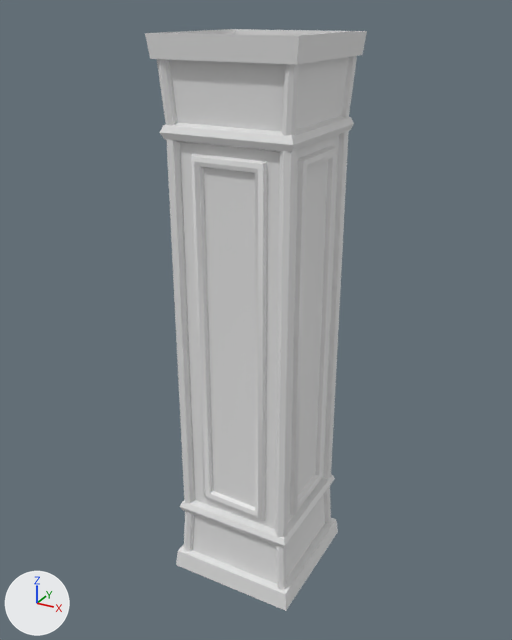
Renders of the FBX model Project3Demo/Assets/Resources/Meshes/Environment/Pillar_UpperDeck.FBX from each side of a commit.
The view is the same before and after, from a 50 mm camera at (1.67, -3.09, 3.1) aimed at (-0.03, 0.01, 1.55). The axes (+X, +Y, +Z) are drawn at lower left. The lights are the same throughout. Where no turn or scale is listed for an object, it has been applied to the vertices.
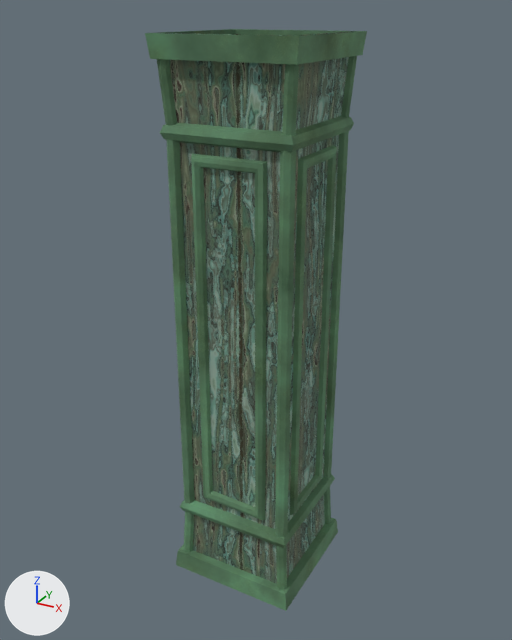
The change, as a diff of the scene's bpy script:
```diff
--- a/Project3Demo/Assets/Resources/Meshes/Environment/Pillar_UpperDeck.FBX.py
+++ b/Project3Demo/Assets/Resources/Meshes/Environment/Pillar_UpperDeck.FBX.py
@@ img_underwatermetal_basecolor_tga @@
+img_underwatermetal_basecolor_tga = load_image('UnderwaterMetal_basecolor.tga', '../../Textures/Environment/UnderwaterMetal_basecolor.tga', 1024, 1024, 'sRGB')
@@ img_wood_basecolor_tga @@
+img_wood_basecolor_tga = load_image('Wood_basecolor.tga', '../../Textures/Environment/Wood_basecolor.tga', 1024, 1024, 'sRGB')
@@ img_woodplanks_basecolor_tga @@
+img_woodplanks_basecolor_tga = load_image('WoodPlanks_basecolor.tga', '../../Textures/Environment/WoodPlanks_basecolor.tga', 1024, 1024, 'sRGB')
@@ img_sand_dirt_basecolor_tga @@
+img_sand_dirt_basecolor_tga = load_image('Sand_Dirt_basecolor.tga', '../../Textures/Environment/Sand_Dirt_basecolor.tga', 1024, 1024, 'sRGB')
@@ mat_01___default_002 @@
+mat_01___default_002 = principled_material('01 - Default.002')
+mat_01___default_002.texture = img_underwatermetal_basecolor_tga
+mat_01___default_002.roughness = 0.859
@@ mat_01___default_003 @@
+mat_01___default_003 = principled_material('01 - Default.003')
+mat_01___default_003.texture = img_wood_basecolor_tga
+mat_01___default_003.roughness = 0.859
@@ mat_01___default_004 @@
+mat_01___default_004 = principled_material('01 - Default.004')
+mat_01___default_004.texture = img_woodplanks_basecolor_tga
+mat_01___default_004.roughness = 0.859
@@ mat_01___default @@
+mat_01___default = principled_material('01 - Default')
+mat_01___default.texture = img_sand_dirt_basecolor_tga
+mat_01___default.roughness = 0.859
@@ me_mesh @@
 me_mesh.from_pydata(...)  # 334 vertices, 207 faces; spans x -0.37..0.37, y -0.37..0.37, z 0.0..3.0
 # used by ob_box001; location = (0.0, 0.0, 0.0)
+# me_mesh part 1: 198 of the faces centred in x -0.37..0.37, y -0.37..0.37, z 0.05..2.95 switch from no material to mat_01___default (picture img_sand_dirt_basecolor_tga)
+# me_mesh part 2: the 1 face centred in x -0.31, y 0.0, z 2.79 switches from no material to mat_01___default_002 (picture img_underwatermetal_basecolor_tga)
+# me_mesh part 3: the 1 face centred in x 0.31, y 0.0, z 0.21 switches from no material to mat_01___default_003 (picture img_wood_basecolor_tga)
+# me_mesh part 4: the 1 face centred in x 0.3, y 0.0, z 1.5 switches from no material to mat_01___default_003 (picture img_wood_basecolor_tga)
+# me_mesh part 5: the 1 face centred in x 0.31, y 0.0, z 2.79 switches from no material to mat_01___default_003 (picture img_wood_basecolor_tga)
+# me_mesh part 6: the 1 face centred in x 0.0, y -0.31, z 0.21 switches from no material to mat_01___default_004 (picture img_woodplanks_basecolor_tga)
+# me_mesh part 7: the 1 face centred in x 0.0, y -0.3, z 1.5 switches from no material to mat_01___default_004 (picture img_woodplanks_basecolor_tga)
+# me_mesh part 8: the 1 face centred in x 0.0, y -0.31, z 2.79 switches from no material to mat_01___default_004 (picture img_woodplanks_basecolor_tga)
+me_mesh.materials.append(mat_01___default_002)  # picture img_underwatermetal_basecolor_tga
+me_mesh.materials.append(mat_01___default_003)  # picture img_wood_basecolor_tga
+me_mesh.materials.append(mat_01___default_004)  # picture img_woodplanks_basecolor_tga
```

Boxes (x1, y1, x2, y2) around the edits, measured in the pictures (512 x 640 px):
part 1 of me_mesh, recoloured (grey to green)
    both: (145, 29, 367, 611)
part 2 of me_mesh, recoloured (grey to green)
    both: (170, 29, 235, 34)
part 3 of me_mesh, recoloured
    both: (287, 495, 325, 578)
part 4 of me_mesh, recoloured
    both: (288, 135, 339, 522)
part 5 of me_mesh, recoloured
    both: (294, 31, 352, 130)
part 6 of me_mesh, recoloured (grey to green)
    both: (193, 515, 277, 584)
part 7 of me_mesh, recoloured (grey to green)
    both: (180, 142, 280, 529)
part 8 of me_mesh, recoloured (grey to green)
    both: (165, 33, 294, 132)
